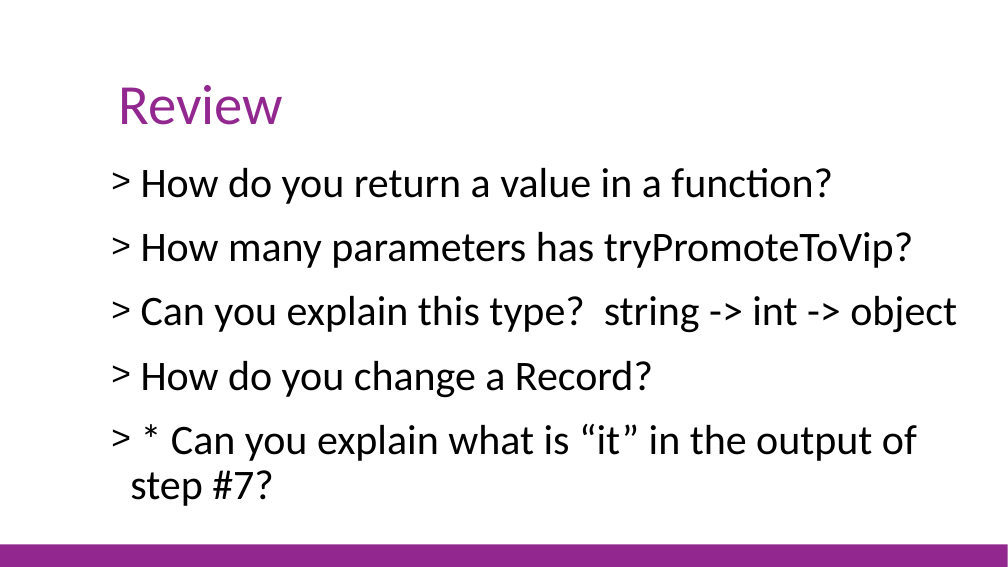
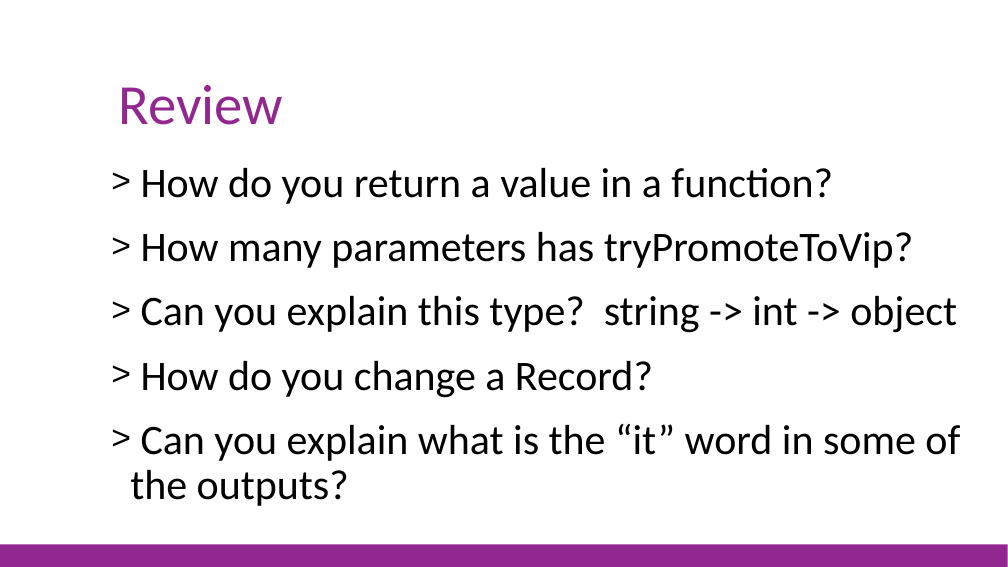
Before and after one commit to jorgef/fsharpworkshop, a slide deck: slide 31 of FSharpWorkshop_Slides.pptx. Drawn at 1008x567 pixels with LibreOffice and Linux fonts; fonts in the diff are those of the drawing. Boxes give left, top, right and bottom in pixels: in the first picture for what was removed or moved away, otherwise in the second. Text is boxed around its words. In the diff, an @@ line names an element or a change of style, - is before the commit and + after.

```diff
--- a/FSharpWorkshop_Slides.pptx
+++ b/FSharpWorkshop_Slides.pptx
@@ text at [130,424,960,506]: text changed @@
-> * Can you explain what is “it” in the output of step #7?
+> Can you explain what is the “it” word in some of the outputs?
```
Also in this commit, not shown: 14 other slides changed, 3 other files.
